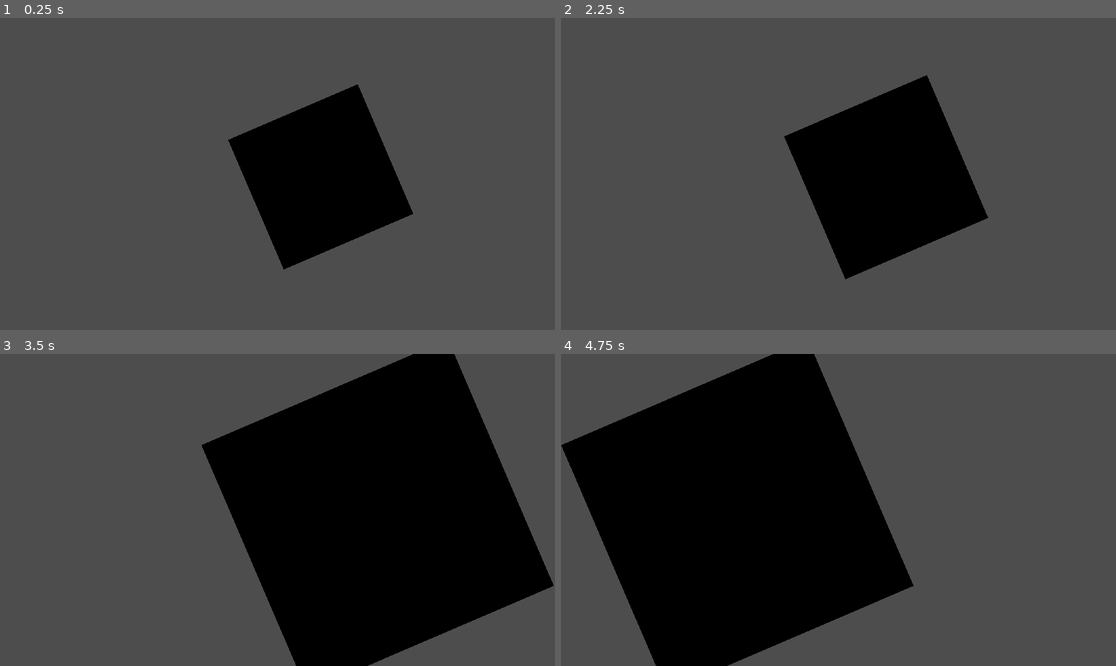
Above: before the commit, frames 1-4 (two rows, left to right).
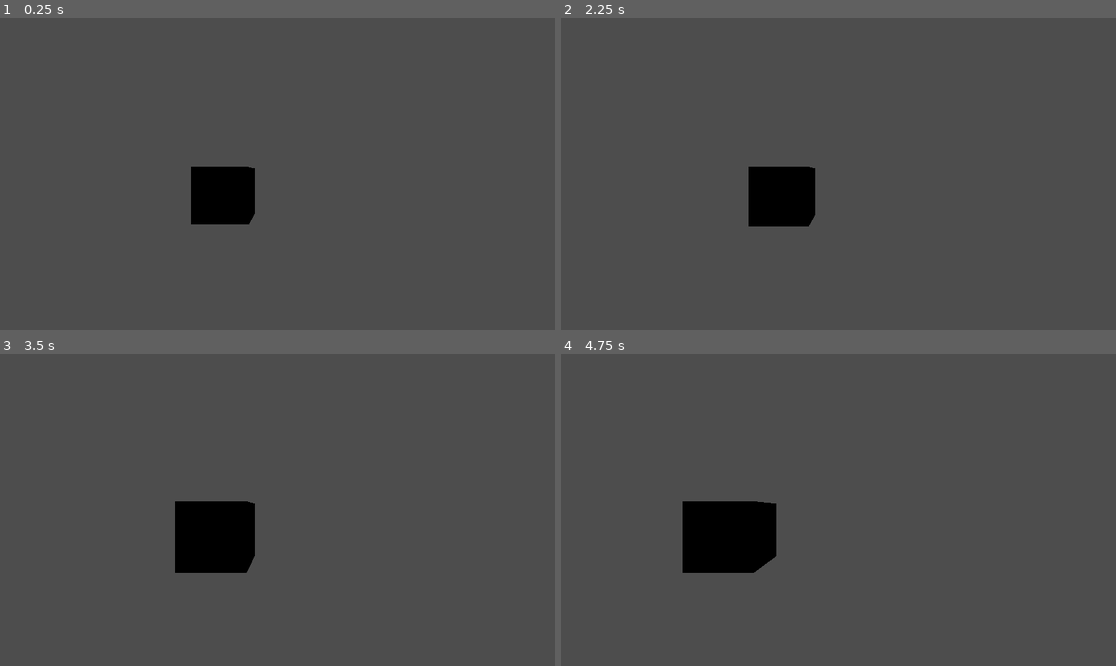
Above: after the commit, the same moments.

Repository: btasc/Godot-Game
Game: Godot game, scene res://scenes/main.tscn
The game is run twice, just before and just after one commit, with the same random seed, the same clock (stepped at 60 frames per second) and the same inputs.
Inputs (mouse positions are in pixels of both pictures, inside the frame that each line leads up to):
- Up to frame 1 (0.25 s): no input
- Up to frame 2 (2.25 s): tap Enter at 0.5, 2 s; move the mouse to (960, 158) at 0.52 s; hold Shift (camera_fast_move) 0.53-1.28 s; click (960, 158) at 0.67 s; tap Space at 1.25 s; move the mouse to (727, 189) at 1.27 s; tap S (camera_pan_backward) at 1.35 s; click (727, 189) at 1.42 s; move the mouse to (894, 105) at 2.02 s; hold W (camera_pan_forward) from 2.03 s (still down); click (894, 105) at 2.17 s
- Up to frame 3 (3.5 s): move the mouse to (249, 572) at 2.77 s; release W (camera_pan_forward) at 2.78 s; tap A (camera_pan_left) at 2.85 s; click (249, 572) at 2.92 s
- Up to frame 4 (4.75 s): tap Space at 3.5 s; move the mouse to (1005, 556) at 3.52 s; hold D (camera_pan_right) 3.53-4.28 s; click (1005, 556) at 3.67 s; move the mouse to (672, 463) at 4.27 s; tap Shift (camera_fast_move) at 4.35 s; click (672, 463) at 4.42 s

The runs differ from the first frame. In frame 1, 13% of the frame differs, in the area x 34-75%, y 21-81%; in frame 2, 16%; in frame 3, 43%, in the area x 31-100%, y 0-100%; in frame 4, 37%.

Commit message:
Added rotation to camera script

Diff:
--- a/scenes/main.tscn
+++ b/scenes/main.tscn
@@ -6,10 +6,14 @@
 
 [node name="Main" type="Node3D" unique_id=1736328181]
 
-[node name="Camera" type="Camera3D" parent="." unique_id=264095415]
-transform = Transform3D(0.9189289, 0.3944231, 0, -0.3944231, 0.9189289, 0, 0, 0, 1, -1.2736274, 3.1397226, -0.059222102)
-script = ExtResource("1_o5qli")
-
 [node name="MeshInstance3D" type="MeshInstance3D" parent="." unique_id=70643687]
 transform = Transform3D(1, 0, 0, 0, 1, 0, 0, 0, 1, -1, 3, -2)
 mesh = SubResource("BoxMesh_sgp6g")
+
+[node name="CharacterBody3D" type="CharacterBody3D" parent="." unique_id=554194986]
+
+[node name="Node3D" type="Node3D" parent="CharacterBody3D" unique_id=749202970]
+
+[node name="Camera3D" type="Camera3D" parent="CharacterBody3D/Node3D" unique_id=1960727859]
+transform = Transform3D(1, 0, 0, 0, 1, 0, 0, 0, 1, 0, 3.3784428, 2.0324998)
+script = ExtResource("1_o5qli")
--- a/scripts/camera.gd
+++ b/scripts/camera.gd
@@ -3,6 +3,9 @@
 
 # Consts
 var move_speed = 1
+var look_sense = 0.002
+var max_pitch = 1
+var min_pitch = -1
 
 # Called when the node enters the scene tree for the first time.
 func _ready() -> void:
@@ -11,12 +14,24 @@
 
 # Called every frame. 'delta' is the elapsed time since the previous frame.
 func _process(delta: float) -> void:
-	handle_input(delta)
+	handle_pan(delta)
+
+func _input(event):
+
+	if Input.is_mouse_button_pressed(MOUSE_BUTTON_RIGHT):
+
+		Input.set_mouse_mode(Input.MOUSE_MODE_CAPTURED)
+
+		if event is InputEventMouseMotion:
+			global_rotate(Vector3.UP, -event.relative.x * look_sense)
+			rotate_object_local(Vector3.RIGHT, -event.relative.y * look_sense)
+			rotation.x = clamp(rotation.x, min_pitch, max_pitch)
+
+	else:
+		Input.set_mouse_mode(Input.MOUSE_MODE_VISIBLE)
 
 
-
-
-func handle_input(delta: float):
+func handle_pan(delta: float):
 	var v = Vector3(0, 0, 0)
 
 	var speed_mult = 1;
